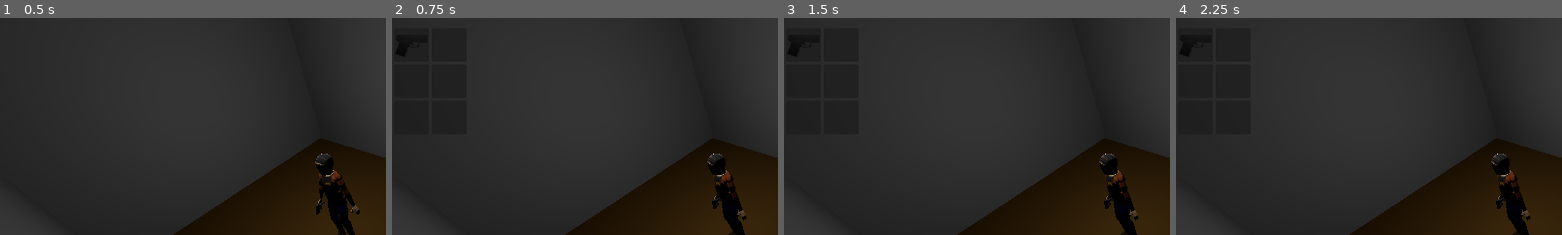
Above: before the commit, frames 1-4 (left to right).
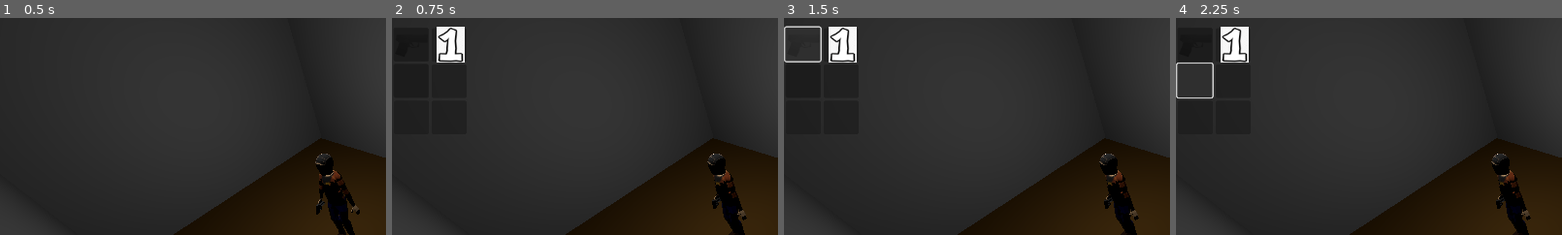
Above: after the commit, the same moments.

Repository: HuskyGameDev/2024f-team14
Game: Godot game, scene res://level/test_level.tscn
The game is run twice, just before and just after one commit, with the same random seed, the same clock (stepped at 60 frames per second) and the same inputs.
Inputs (mouse positions are % of the whole screen's width and height, from its top left):
- Up to frame 1 (0.5 s): no input
- Up to frame 2 (0.75 s): tap Enter at 0.5 s; move the mouse to (72, 45) at 0.52 s; hold D (turn_right) from 0.53 s (still down); tap P (P) at 0.6 s
- Up to frame 3 (1.5 s): release D (turn_right) at 1.25 s; click (2, 10) at 1.27 s
- Up to frame 4 (2.25 s): click (2, 19) at 2.02 s
The pictures show only the part of the screen within x 0-50%, y 4-54%; the shares and areas given below are measured in that part.

Frame 1 is identical in both runs. In frame 2, 1.1% of the frame differs, in the area x 11-19%, y 4-21%; in frame 3, 1.6%, in the area x 0-19%, y 3-21%; in frame 4, 1.4%.

Commit message:
Added the base template for the inventory switching mechanic
Currently prints, "item equipped!" when selecting items. Also added a dummy item for this, although nothing about the character changes yet when equipping different items.

Diff:
--- /dev/null
+++ b/houghton--outbreak/Items and Inventories/DUMMY_ITEM.tres
@@ -0,0 +1,9 @@
+[gd_resource type="Resource" script_class="item" load_steps=3 format=3 uid="uid://b5exqup18lia7"]
+
+[ext_resource type="Script" path="res://scripts/inventory_item.gd" id="1_prq7f"]
+[ext_resource type="Texture2D" uid="uid://b4dnpnv24w0h4" path="res://Textures/dummyItem1_small.png" id="2_a4k47"]
+
+[resource]
+script = ExtResource("1_prq7f")
+name = "Item1"
+texture = ExtResource("2_a4k47")
--- a/houghton--outbreak/Items and Inventories/PlayerInventory.tres
+++ b/houghton--outbreak/Items and Inventories/PlayerInventory.tres
@@ -1,9 +1,10 @@
-[gd_resource type="Resource" script_class="inventory" load_steps=4 format=3 uid="uid://dcb50ttm3h73r"]
+[gd_resource type="Resource" script_class="inventory" load_steps=5 format=3 uid="uid://dcb50ttm3h73r"]
 
 [ext_resource type="Script" path="res://scripts/inventory_item.gd" id="1_fdk00"]
 [ext_resource type="Resource" uid="uid://sgnj1qbyi53t" path="res://Items and Inventories/9mm_Pistol.tres" id="2_j7xs3"]
 [ext_resource type="Script" path="res://scripts/inventory.gd" id="3_k7bbh"]
+[ext_resource type="Resource" uid="uid://b5exqup18lia7" path="res://Items and Inventories/DUMMY_ITEM.tres" id="3_uvqyh"]
 
 [resource]
 script = ExtResource("3_k7bbh")
-inven = Array[ExtResource("1_fdk00")]([ExtResource("2_j7xs3"), null, null, null, null, null])
+inven = Array[ExtResource("1_fdk00")]([ExtResource("2_j7xs3"), ExtResource("3_uvqyh"), null, null, null, null])
--- a/houghton--outbreak/assets/test_player.tscn
+++ b/houghton--outbreak/assets/test_player.tscn
@@ -569,44 +569,42 @@
 transform = Transform3D(-0.998605, 0, -0.0528067, 0, 1, 0, 0.0528067, 0, -0.998605, 0.0050687, 1.34039, 0.0133889)
 
 [node name="Skeleton3D" parent="PM 10-31-24/Armature" index="0"]
-bones/1/position = Vector3(0.0120776, 0.630286, 2.15888)
-bones/3/rotation = Quaternion(-0.406256, -1.20807e-12, -1.511e-05, 0.913759)
-bones/5/rotation = Quaternion(0.441713, -0.316268, -0.54779, 0.636231)
-bones/6/rotation = Quaternion(0.295939, -2.02935e-06, -0.321586, 0.899446)
-bones/7/rotation = Quaternion(-0.0844469, -0.196596, 0.336327, 0.917117)
-bones/8/rotation = Quaternion(0.0236315, 0.00118563, 0.0560906, 0.998145)
-bones/9/rotation = Quaternion(-0.13821, 0.0570264, -0.457039, 0.87679)
-bones/11/rotation = Quaternion(-0.0407874, 0.0725038, 0.0414753, 0.99567)
-bones/13/rotation = Quaternion(0.293384, -1.73481e-12, 1.09119e-05, 0.955995)
-bones/14/rotation = Quaternion(-0.137409, 2.49403e-12, -5.11071e-06, 0.990514)
-bones/16/rotation = Quaternion(0.433958, 0.318369, 0.537904, 0.64883)
-bones/17/rotation = Quaternion(0.303753, 2.03424e-06, 0.330077, 0.893747)
-bones/18/rotation = Quaternion(-0.086586, 0.202996, -0.331992, 0.917103)
-bones/19/rotation = Quaternion(0.0167021, 9.79448e-05, -0.0171576, 0.999713)
-bones/20/rotation = Quaternion(-0.13821, -0.0570264, 0.457039, 0.87679)
-bones/22/rotation = Quaternion(-0.0407874, -0.0725039, -0.0414753, 0.99567)
-bones/23/rotation = Quaternion(0.715331, 0.0796717, 0.693731, -0.0262796)
-bones/24/rotation = Quaternion(-0.00984654, -7.15227e-06, 0.269202, 0.963033)
-bones/25/rotation = Quaternion(-0.0630511, 0.0238748, -0.430888, 0.899883)
-bones/27/rotation = Quaternion(-0.721874, 0.0842208, 0.686033, 0.0341158)
+bones/1/position = Vector3(-0.0120782, 0.601476, 2.20209)
+bones/3/rotation = Quaternion(-0.406256, -7.465e-13, -1.511e-05, 0.913759)
+bones/5/rotation = Quaternion(0.184952, 0.365931, -0.602908, 0.684389)
+bones/6/rotation = Quaternion(0.00113957, -2.29276e-06, -0.00123832, 0.999999)
+bones/7/rotation = Quaternion(-0.0549238, -0.380538, 0.0399442, 0.922268)
+bones/8/rotation = Quaternion(0.0167021, -9.79485e-05, 0.0171576, 0.999713)
+bones/9/rotation = Quaternion(-0.0362609, -0.000787705, -0.167359, 0.985229)
+bones/11/rotation = Quaternion(-0.248884, 0.0145326, 0.0354718, 0.967774)
+bones/13/rotation = Quaternion(0.293384, -2.14056e-12, 1.09119e-05, 0.955995)
+bones/14/rotation = Quaternion(-0.133279, 0.241006, -0.0334386, 0.960747)
+bones/16/rotation = Quaternion(0.244436, -0.294809, 0.614203, 0.689996)
+bones/17/rotation = Quaternion(0.00114044, 2.29447e-06, 0.00123927, 0.999999)
+bones/18/rotation = Quaternion(0.00479327, 0.460892, -0.0772517, 0.884075)
+bones/20/rotation = Quaternion(-0.0362609, 0.000787708, 0.167359, 0.985229)
+bones/23/rotation = Quaternion(0.724072, 0.0208465, 0.688825, -0.0283754)
+bones/24/rotation = Quaternion(-0.00758763, -7.27192e-06, 0.207444, 0.978217)
+bones/25/rotation = Quaternion(-0.026392, 0.0288715, -0.413054, 0.909866)
+bones/27/rotation = Quaternion(-0.716595, 0.0152318, 0.696994, 0.0214267)
 bones/27/scale = Vector3(1.00001, 1, 1.00005)
-bones/28/rotation = Quaternion(-0.00963647, 7.57555e-06, -0.263376, 0.964645)
-bones/29/rotation = Quaternion(-0.0715948, -0.0339094, 0.427075, 0.900739)
-bones/31/position = Vector3(0.0767276, -0.420303, 3.57062)
-bones/31/rotation = Quaternion(-0.0920454, -0.0180818, -0.995343, 0.022186)
-bones/32/position = Vector3(0.470234, 0.684331, 0.217846)
+bones/28/rotation = Quaternion(-0.00767768, 7.65038e-06, -0.20984, 0.977706)
+bones/29/rotation = Quaternion(-0.0173438, -0.0178741, 0.414666, 0.909633)
+bones/31/position = Vector3(0.854327, 0.733155, 2.29309)
+bones/31/rotation = Quaternion(0.101601, 0.720428, -0.656941, 0.19771)
+bones/32/position = Vector3(0.297383, 0.684331, 0.217846)
 bones/32/rotation = Quaternion(0.632256, -0.314092, 0.635592, -0.312444)
-bones/33/position = Vector3(0.709389, 0.0868318, 2.66107)
-bones/34/position = Vector3(0.379679, 0.171579, 1.20509)
-bones/35/position = Vector3(-0.0767276, -0.420303, 3.57062)
-bones/35/rotation = Quaternion(-0.0920453, 0.0180819, 0.995343, 0.0221861)
-bones/36/position = Vector3(-0.470234, 0.684331, 0.217846)
+bones/33/position = Vector3(0.989722, 1.18814, 3.63696)
+bones/34/position = Vector3(0.278849, 0.171579, 1.26271)
+bones/35/position = Vector3(-0.810804, 0.485242, 2.24892)
+bones/35/rotation = Quaternion(0.0218691, -0.595932, 0.76572, 0.240956)
+bones/36/position = Vector3(-0.297383, 0.684331, 0.217846)
 bones/36/rotation = Quaternion(-0.632256, -0.314092, 0.635592, 0.312444)
-bones/37/position = Vector3(-0.709389, 0.0868318, 2.66107)
-bones/38/position = Vector3(-0.379679, 0.171579, 1.20509)
+bones/37/position = Vector3(-0.989722, 1.18814, 3.63696)
+bones/38/position = Vector3(-0.278849, 0.171579, 1.26271)
 
 [node name="BoneAttachment3D" type="BoneAttachment3D" parent="PM 10-31-24/Armature/Skeleton3D" index="1"]
-transform = Transform3D(-0.979723, -0.0872251, -0.180373, -0.185778, 0.0583637, 0.980857, -0.0750282, 0.994477, -0.0733848, -0.0822003, 1.30026, 1.15856)
+transform = Transform3D(-0.868677, -0.433353, -0.240013, 0.351249, -0.880465, 0.318441, -0.349321, 0.192318, 0.917054, -0.83208, -0.0377885, 0.144096)
 bone_name = "Palm R"
 bone_idx = 19
 
--- a/houghton--outbreak/level/test_level.tscn
+++ b/houghton--outbreak/level/test_level.tscn
@@ -74,6 +74,20 @@
 [node name="InvSlots6" parent="Test Player/InventoryUI/NinePatchRect/GridContainer" instance=ExtResource("5_gvcf4")]
 layout_mode = 2
 
+[node name="GridContainer2" type="GridContainer" parent="Test Player/InventoryUI/NinePatchRect"]
+layout_mode = 0
+offset_left = 2.0
+offset_right = 110.0
+offset_bottom = 160.0
+
+[node name="Button" type="Button" parent="Test Player/InventoryUI/NinePatchRect/GridContainer2"]
+custom_minimum_size = Vector2(52, 50)
+layout_mode = 2
+
+[node name="Button2" type="Button" parent="Test Player/InventoryUI/NinePatchRect/GridContainer2"]
+custom_minimum_size = Vector2(52, 50)
+layout_mode = 2
+
 [node name="Map Compenents" type="CSGCombiner3D" parent="."]
 transform = Transform3D(0.997708, 0, -0.067667, 0, 1, 0, 0.067667, 0, 0.997708, 0, 0, 0)
 use_collision = true
@@ -240,6 +254,8 @@
 [connection signal="player_hit" from="Test Player" to="Control/PlayerHealth" method="_on_test_player_player_hit"]
 [connection signal="pauseSignal" from="Test Player/InventoryUI" to="Game Manager" method="_on_inventory_ui_pause_signal"]
 [connection signal="resumeSignal" from="Test Player/InventoryUI" to="Game Manager" method="_on_inventory_ui_resume_signal"]
+[connection signal="pressed" from="Test Player/InventoryUI/NinePatchRect/GridContainer2/Button" to="Test Player/InventoryUI" method="_on_button_pressed"]
+[connection signal="pressed" from="Test Player/InventoryUI/NinePatchRect/GridContainer2/Button2" to="Test Player/InventoryUI" method="_on_button_2_pressed"]
 [connection signal="body_entered" from="Camera1(inside)/Area3D" to="Camera1(inside)/Area3D" method="enter_trigger"]
 [connection signal="body_exited" from="Camera1(inside)/Area3D" to="Camera1(inside)/Area3D" method="exit_trigger"]
 [connection signal="body_entered" from="Camera2(outside)/Area3D" to="Camera2(outside)/Area3D" method="enter_trigger"]
--- a/houghton--outbreak/scripts/inventory_ui.gd
+++ b/houghton--outbreak/scripts/inventory_ui.gd
@@ -2,6 +2,7 @@
 
 @onready var invent1: inventory = preload("res://Items and Inventories/PlayerInventory.tres")
 @onready var invSlots: Array = $NinePatchRect/GridContainer.get_children()
+@onready var invButtons: Array = $NinePatchRect/GridContainer.get_children()
 
 
 
@@ -15,6 +16,14 @@
 func update_slots():
 	for i in range(min(invent1.inven.size(), invSlots.size())):
 		invSlots[i].update(invent1.inven[i])
+
+
+func move_children():
+	for i in range(min(invent1.inven.size(), invSlots.size())):
+		invButtons[i].move_child(invButtons[i].get_children(), -10)
+
+#func equip_items():
+
 
 func _process(delta):
 	if Input.is_action_just_released("P"):
@@ -36,3 +45,11 @@
 
 func close():
 	visible = false
+
+
+func _on_button_pressed() -> void:
+	print("item equipped!")
+
+
+func _on_button_2_pressed() -> void:
+	print("item equipped!")
Binary file added: houghton--outbreak/Textures/dummyItem1_small.png
Not shown, added: houghton--outbreak/Textures/dummyItem1_small.png.import
